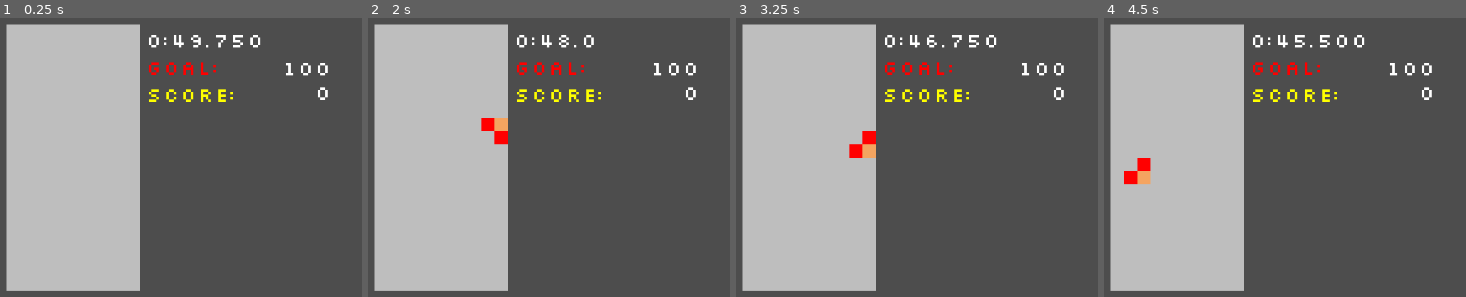
Above: before the commit, frames 1-4 (left to right).
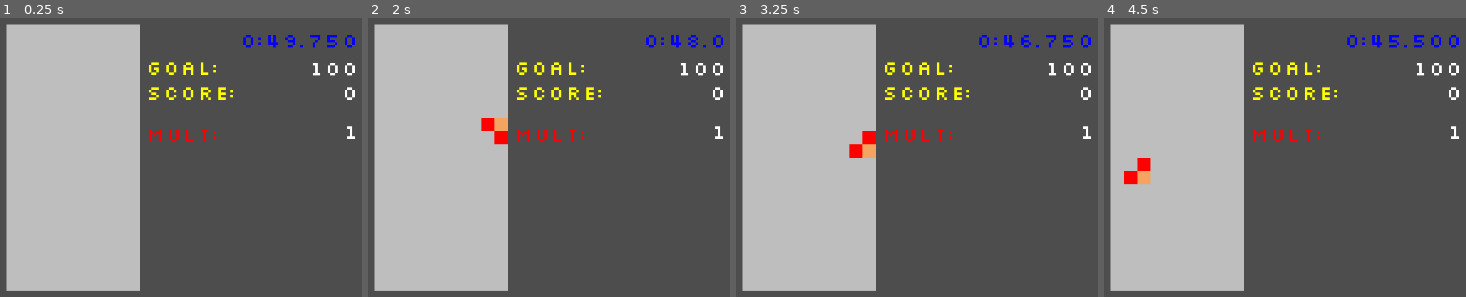
Above: after the commit, the same moments.

Repository: AsgerHB/create-jam-spring-2025
Game: Godot game, scene res://Scenes/Run.tscn
Two runs of this game, one before a commit and one after it. Both use one fixed random seed, a clock stepped at 60 frames per second and the inputs below.
Inputs:
- Up to frame 1 (0.25 s): no input
- Up to frame 2 (2 s): hold Right (ui_right) 0.53-1.28 s; hold Down (ui_down) from 1.28 s (still down)
- Up to frame 3 (3.25 s): release Down (ui_down) at 2.03 s; hold Right (ui_right) 2.03-2.78 s; hold Up (ui_up) from 2.78 s (still down)
- Up to frame 4 (4.5 s): release Up (ui_up) at 3.53 s; hold Left (ui_left) from 3.53 s (still down)

The runs differ from the first frame. In frame 1, 2.7% of the frame differs, in the area x 41-99%, y 6-45%; in frame 2, 2.4%; in frame 3, 2.7%; in frame 4, 2.7%.

Commit message:
Update scoring

Diff:
--- a/Prefabs/ScoreCounter.tscn
+++ b/Prefabs/ScoreCounter.tscn
@@ -7,8 +7,9 @@
 script = ExtResource("1_sc4lm")
 
 [node name="CurrentScore" type="RichTextLabel" parent="."]
-offset_right = 273.0
-offset_bottom = 94.0
+offset_left = 240.0
+offset_right = 513.0
+offset_bottom = 100.0
 theme = ExtResource("2_1ac0v")
 theme_override_font_sizes/normal_font_size = 50
 bbcode_enabled = true
@@ -16,3 +17,33 @@
 fit_content = true
 scroll_active = false
 horizontal_alignment = 2
+
+[node name="CurrentMultiplier" type="RichTextLabel" parent="."]
+offset_left = 240.0
+offset_top = 94.0
+offset_right = 513.0
+offset_bottom = 194.0
+theme = ExtResource("2_1ac0v")
+theme_override_font_sizes/normal_font_size = 50
+bbcode_enabled = true
+text = "0"
+fit_content = true
+scroll_active = false
+horizontal_alignment = 2
+
+[node name="Score Label" type="RichTextLabel" parent="."]
+offset_right = 240.0
+offset_bottom = 100.0
+theme = ExtResource("2_1ac0v")
+theme_override_font_sizes/normal_font_size = 50
+bbcode_enabled = true
+text = "[color=yellow]Score:[/color]"
+
+[node name="Mult Label" type="RichTextLabel" parent="."]
+offset_top = 100.0
+offset_right = 240.0
+offset_bottom = 200.0
+theme = ExtResource("2_1ac0v")
+theme_override_font_sizes/normal_font_size = 50
+bbcode_enabled = true
+text = "[color=red]Mult:[/color]"
--- a/Prefabs/tetris_game.tscn
+++ b/Prefabs/tetris_game.tscn
@@ -12,24 +12,15 @@
 wait_time = 0.05
 autostart = true
 
-[node name="Score Label" type="RichTextLabel" parent="."]
-offset_left = 320.0
-offset_top = 131.0
-offset_right = 560.0
-offset_bottom = 197.0
-theme = ExtResource("2_blw18")
-theme_override_font_sizes/normal_font_size = 50
-bbcode_enabled = true
-text = "[color=yellow]Score:[/color]"
-
 [node name="Remaining Time" type="RichTextLabel" parent="."]
 offset_left = 320.0
-offset_right = 804.0
+offset_right = 833.0
 offset_bottom = 66.0
 theme = ExtResource("2_blw18")
 theme_override_font_sizes/normal_font_size = 50
 bbcode_enabled = true
 text = "[color=red]??:??.??????[/color]"
+horizontal_alignment = 2
 script = ExtResource("3_arn4l")
 
 [node name="Goal Label" type="RichTextLabel" parent="."]
@@ -40,12 +31,12 @@
 theme = ExtResource("2_blw18")
 theme_override_font_sizes/normal_font_size = 50
 bbcode_enabled = true
-text = "[color=red]goal:[/color]"
+text = "[color=yellow]goal:[/color]"
 
 [node name="Goal Value" type="RichTextLabel" parent="."]
-offset_left = 495.0
+offset_left = 560.0
 offset_top = 67.0
-offset_right = 768.0
+offset_right = 833.0
 offset_bottom = 126.0
 theme = ExtResource("2_blw18")
 theme_override_font_sizes/normal_font_size = 50
@@ -54,6 +45,6 @@
 horizontal_alignment = 2
 
 [node name="ScoreCounter" parent="." instance=ExtResource("3_cdei4")]
-position = Vector2(495, 126)
+position = Vector2(320, 126)
 
 [connection signal="timeout" from="TickTimer" to="." method="_on_tick"]
--- a/Scripts/Cell.gd
+++ b/Scripts/Cell.gd
@@ -106,9 +106,18 @@
 
 
 func destroy(game: TetrisGame):
-	# TODO: Score points
 	match type:
+		Type.Standard:
+			game.score_counter.apply_score(5)
+			game.remove_at(grid_pos.x, grid_pos.y)
+		Type.Sand:
+			game.score_counter.apply_score(5)
+			game.remove_at(grid_pos.x, grid_pos.y)
+		Type.Gold:
+			game.score_counter.apply_score(20)
+			game.remove_at(grid_pos.x, grid_pos.y)
 		Type.Bomb:
+			game.score_counter.apply_score(10)
 			game.remove_at(grid_pos.x, grid_pos.y)
 			# Destroy all surrounding blocks
 			for offset in [Vector2i(0, 1), Vector2i(1, 1), Vector2i(1, 0), Vector2i(1, -1), Vector2i(0, -1), Vector2i(-1, -1), Vector2i(-1, 0), Vector2i(-1, 1)]:
@@ -141,4 +150,4 @@
 					game.try_move_cell(grid_pos.x, grid_pos.y, grid_pos.x, grid_pos.y - 1)
 		Type.Gold:
 			if tick % 12 == 0:
-				game.score_counter.apply_score(1, 1)
+				game.score_counter.apply_score(1)
--- a/Scripts/RemainingTime.gd
+++ b/Scripts/RemainingTime.gd
@@ -8,4 +8,6 @@
 	time -= seconds
 	var milliseconds: int = round(time*1e3)
 	time -= milliseconds
-	text = str(minutes) + ":" + str(seconds) + "." + str(milliseconds)
+	text = ("[color=blue]" +
+		str(minutes) + ":" + str(seconds) + "." + str(milliseconds) +
+	"[/color]")
--- a/Scripts/ScoreCounter.gd
+++ b/Scripts/ScoreCounter.gd
@@ -2,9 +2,35 @@
 class_name ScoreCounter
 
 @onready var current_score_text:RichTextLabel = $"CurrentScore"
+@onready var current_multiplier_text:RichTextLabel = $"CurrentMultiplier"
 
+var mult_timeout: float = 0
+
+var current_mult = 1
 var current_score = 0
 
-func apply_score(points:int, mult:int):
-	current_score += points*mult
+func _ready() -> void:
+	set_mult(current_mult)
+	apply_score(0)
+
+func _process(delta: float) -> void:
+	if mult_timeout < 0:
+		mult_timeout = 0
+		if current_mult > 1:
+			set_mult(current_mult - 1)
+	mult_timeout += delta
+
+func add_mult(mult: int):
+	set_mult(current_mult + 1)
+
+func set_mult(mult: int):
+	current_mult = mult
+	if current_mult > 1:
+		current_multiplier_text.text = "[color=red]" + str(mult) + "[/color]"
+	else:
+		current_multiplier_text.text = str(mult)
+
+
+func apply_score(points:int):
+	current_score += points*current_mult
 	current_score_text.text = str(current_score)
--- a/TetrisGame.gd
+++ b/TetrisGame.gd
@@ -143,8 +143,14 @@
 	elif Input.is_action_just_pressed("ui_up"):
 		try_rotate_falling_tetriminos()
 
-	remaining_time -= delta
+	if remaining_time > 1:
+		remaining_time -= delta
+	else:
+		remaining_time -= delta / 3 # Artificially extend the last second
 	remaining_time_label.set_time(remaining_time)
+
+	if score_counter.current_score >= score_goal:
+		win()
 
 	if remaining_time < 0:
 		dead()
@@ -297,30 +303,23 @@
 		if do_clear:
 			rows_to_clear.append(y)
 
-	var points = 0
-	var mult = 0
-
-	# Destroy all tiles in the cleared rows, then shift cells down (affects resolution order)
+	# Destroy all tiles in the cleared rows, applying mult
+	var first = true
 	for y in rows_to_clear:
-		mult += 1
+		if !first:
+			score_counter.add_mult(1)
+		first = false
 		for x in range(WIDTH):
 			var c: Cell = get_at(x, y)
 			if c == null:
 				pass
-			elif c.type == Cell.Type.Standard:
-				points += 5
-			else:
-				points -= 999999
-				printerr("Unsupported block type!!!")
 			destroy_at(x, y)
+
+	# Then shift cells down (affects resolution order)
 	for y in rows_to_clear:
 		for x in range(WIDTH):
 			shift_above_cells_down(x, y)
-	if points != 0:
-		score_counter.apply_score(points, mult)
-
-	if score_counter.current_score >= score_goal:
-		win()
+
 
 func win():
 	await get_tree().create_timer(4.0).timeout
Not shown: 1 places in Scenes/Main Menu.tscn that only renumber resources
